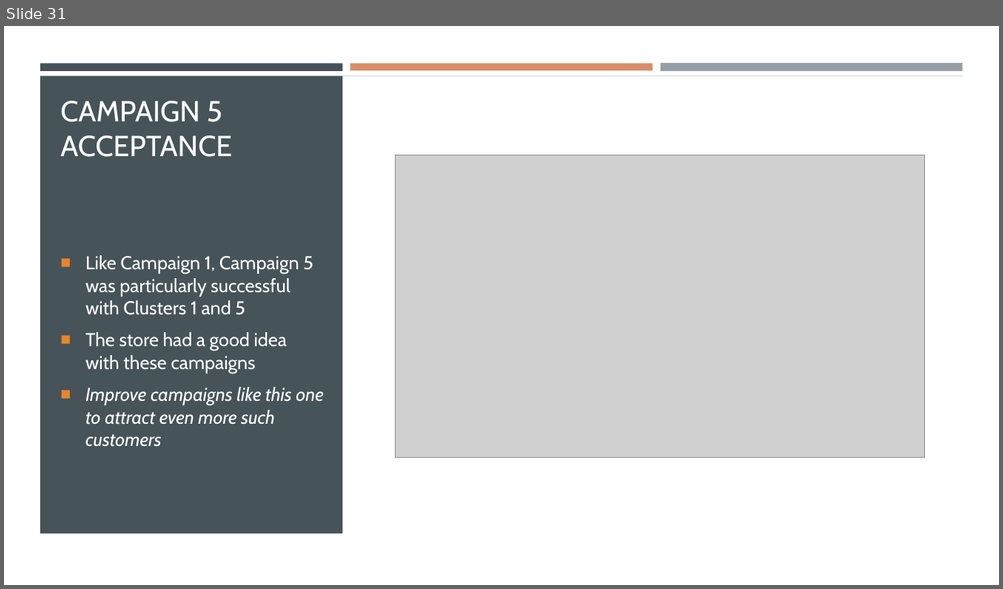
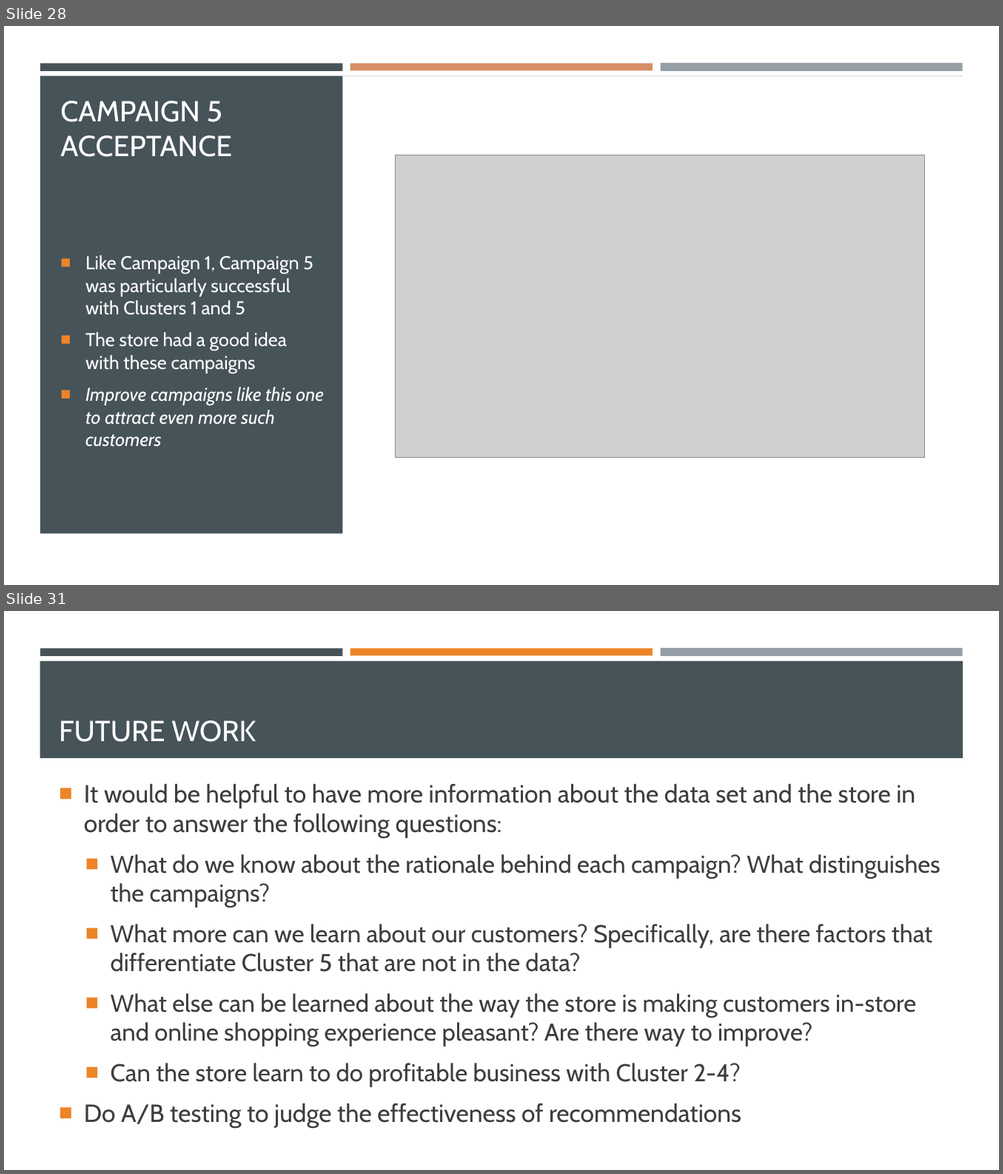
Before and after one commit to dapopov-st/store-customer-segmentation, a slide deck: Customer-Segmentation-Presentation.pptx. Shown one above the other, each under a label of ours: slide 31 before the commit, slides 28 and 31 after it; the slides between them are not shown. The pictures are 1003x589 and 1003x1174 pixels, drawn with LibreOffice and Linux fonts; fonts in the diff are those of the drawing; grey boxes stand for pictures. Boxes give left, top, right and bottom in pixels: in the first picture for what was removed or moved away, otherwise in the second. Text is boxed around its words. In the diff, an @@ line names an element or a change of style, - is before the commit and + after.

```diff
--- a/Customer-Segmentation-Presentation.pptx
+++ b/Customer-Segmentation-Presentation.pptx
@@ slide 31 added at bbox=[4, 611, 999, 1170], background #FFFFFF; not listed: 3 template elements that a slide beside it also shows @@
@@ rectangle added at bbox=[350, 648, 652, 655], fill #ED8428 @@
@@ title added at bbox=[59, 721, 256, 742], 28 pt, text #FFFFFF @@
+FUTURE WORK
@@ text added at bbox=[84, 784, 940, 1128], 23.5 pt, text #3D3D3D @@
+■ It would be helpful to have more information about the data set and the store in order to answer the following questions:
+  ■ What do we know about the rationale behind each campaign? What distinguishes the campaigns?
+  ■ What more can we learn about our customers? Specifically, are there factors that differentiate Cluster 5 that are not in the data?
+  ■ What else can be learned about the way the store is making customers in-store and online shopping experience pleasant? Are there way to improve?
+  ■ Can the store learn to do profitable business with Cluster 2-4?
+■ Do A/B testing to judge the effectiveness of recommendations
@@ what was slide 31 is now slide 28 @@
```
Also in this commit, not shown: 5 slides changed, 1 other slide added, 19 slides removed, 2 other files.
